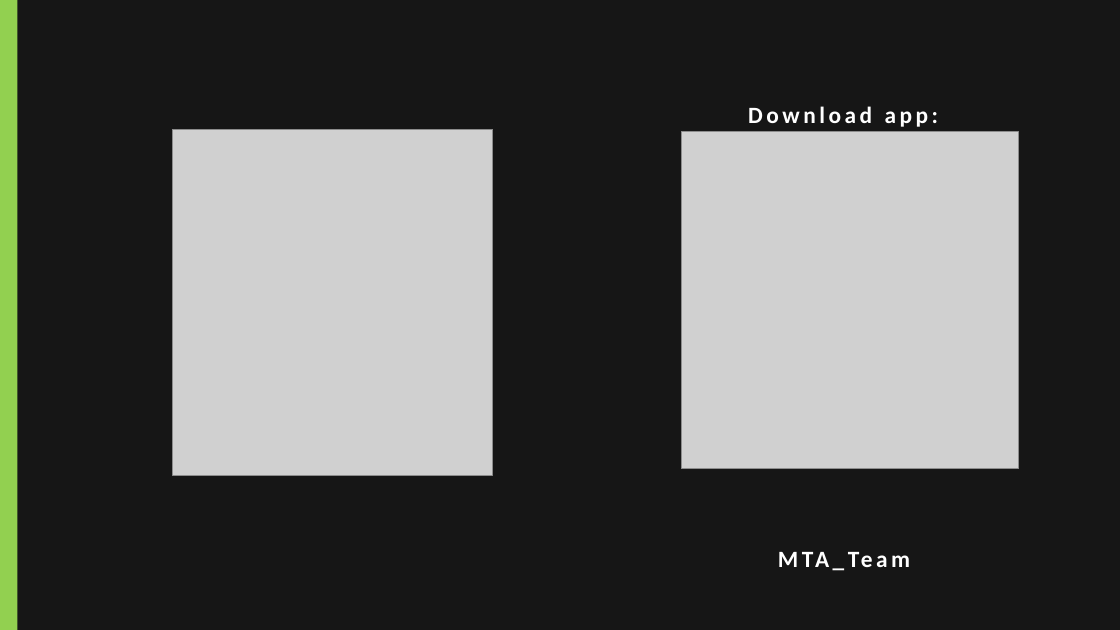
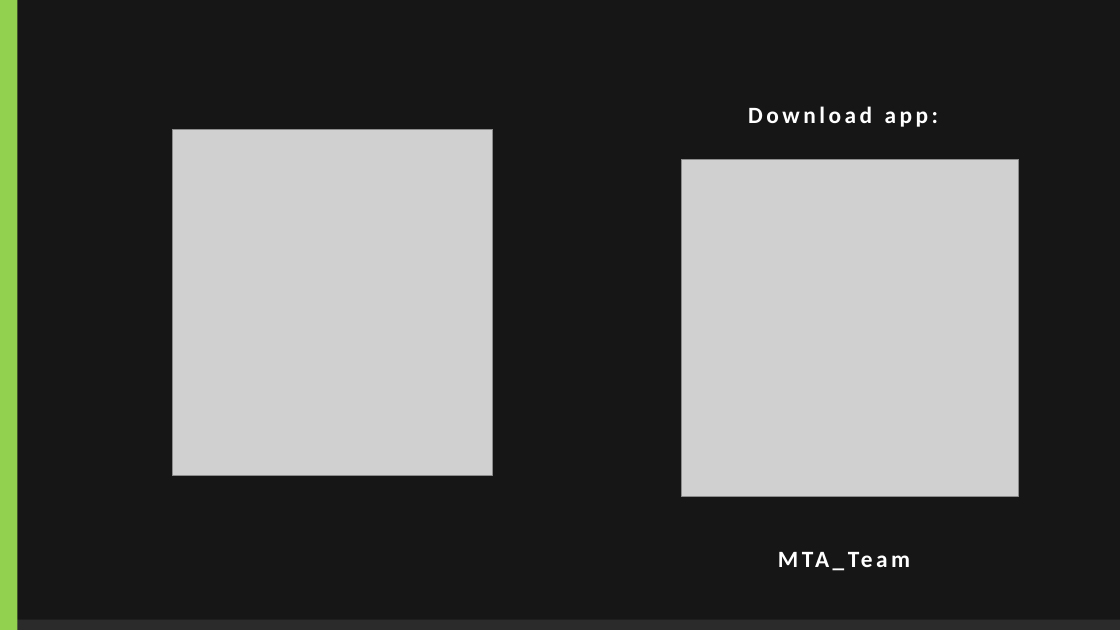
Before and after one commit to savaiulian11/DevHacks2022, a slide deck: slide 1 of ATM_Team.pptx. Drawn at 1120x630 pixels with LibreOffice and Linux fonts; fonts in the diff are those of the drawing; grey boxes stand for pictures; background and template pictures are left out; a plain dark background stands for a picture behind light text. Boxes give left, top, right and bottom in pixels: in the first picture for what was removed or moved away, otherwise in the second. Text is boxed around its words. In the diff, an @@ line names an element or a change of style, - is before the commit and + after.

```diff
--- a/ATM_Team.pptx
+++ b/ATM_Team.pptx
@@ rectangle: place and size @@
-rectangle at box(0, 0, 1120, 630)
+rectangle at box(1, 0, 1120, 620)
@@ picture: place and size @@
-picture at box(681, 132, 1018, 469)
+picture at box(681, 160, 1018, 497)
```
Also in this commit, not shown: 5 other slides changed, 3 other files.
